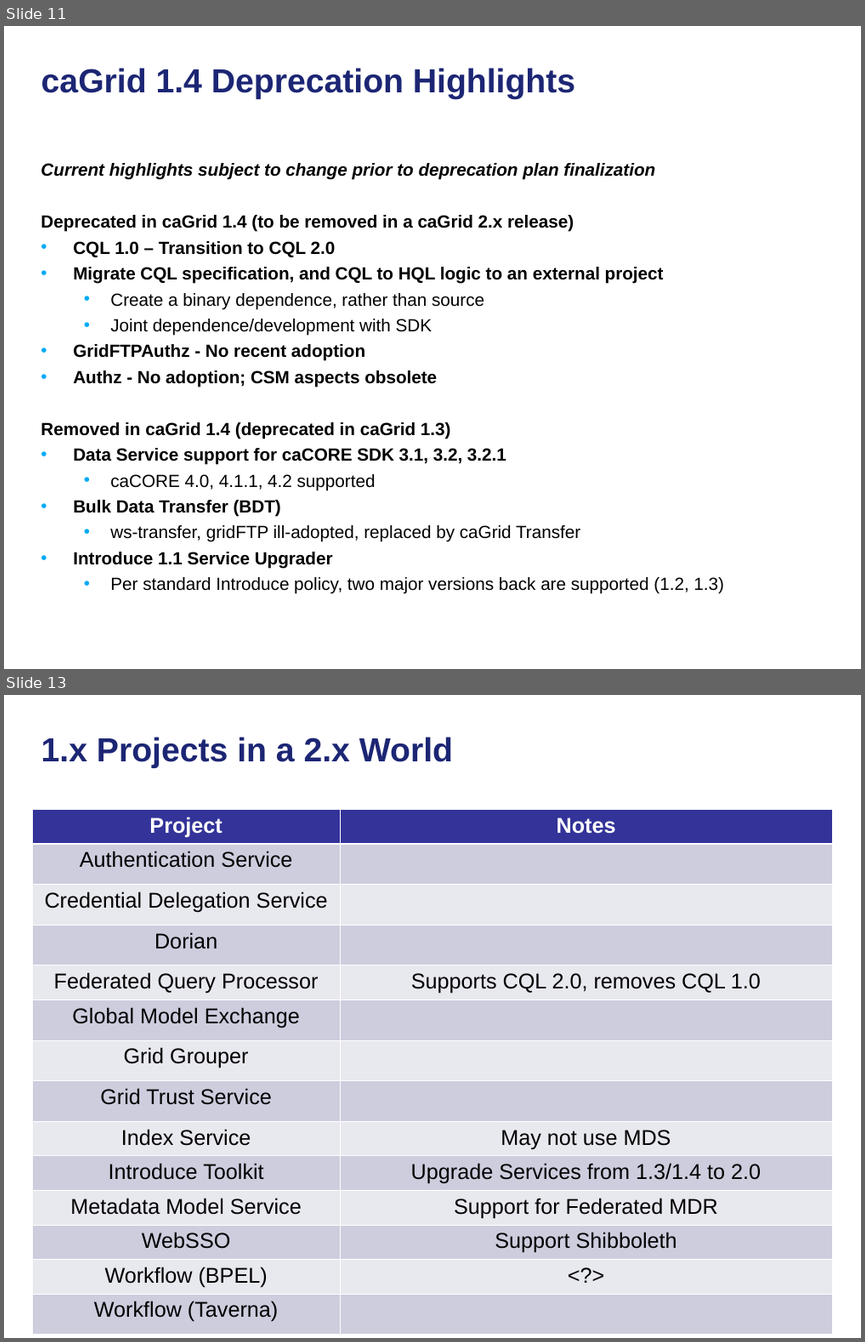
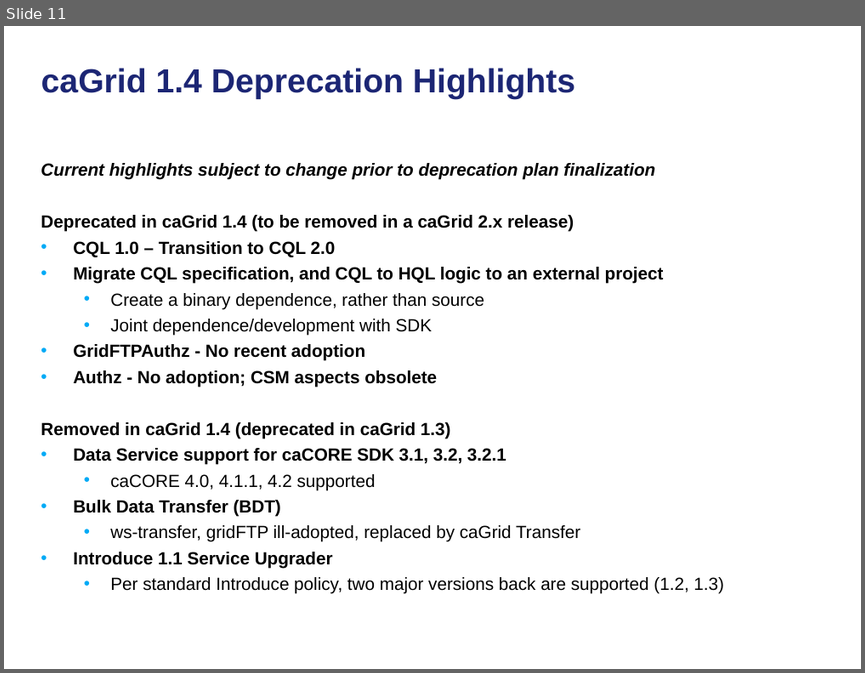
Before and after one commit to NCIP/cagrid-docs, a slide deck: general/presentations/200910_VCDE_ARCH/20091022_Arch_VCDE_caGrid_Future.ppt. Shown one above the other, each under a label of ours: slides 11 and 13 before the commit, slide 11 after it; the slides between them are not shown. The pictures are 865x1342 and 865x673 pixels, drawn with LibreOffice and Linux fonts; fonts in the diff are those of the drawing; background and template pictures are left out. Boxes give left, top, right and bottom in pixels: in the first picture for what was removed or moved away, otherwise in the second. Text is boxed around its words. In the diff, an @@ line names an element or a change of style, - is before the commit and + after.

```diff
--- a/general/presentations/200910_VCDE_ARCH/20091022_Arch_VCDE_caGrid_Future.ppt
+++ b/general/presentations/200910_VCDE_ARCH/20091022_Arch_VCDE_caGrid_Future.ppt
@@ slide 13 removed at box(4, 695, 861, 1338), background picture (left out) @@
@@ title removed at box(41, 737, 453, 768) @@
-1.x Projects in a 2.x World
@@ table removed at box(32, 809, 832, 1325), 14 rows, 2 columns @@
-Project | Notes
-Authentication Service | 
-Credential Delegation Service | 
-Dorian | 
-Federated Query Processor | Supports CQL 2.0, removes CQL 1.0
-Global Model Exchange | 
-Grid Grouper | 
-Grid Trust Service | 
-Index Service | May not use MDS
-Introduce Toolkit | Upgrade Services from 1.3/1.4 to 2.0
-Metadata Model Service | Support for Federated MDR
-WebSSO | Support Shibboleth
-Workflow (BPEL) | <?>
-Workflow (Taverna) | 
```
Also in this commit, not shown: 9 slides changed, 3 slides added, 10 other slides removed.
